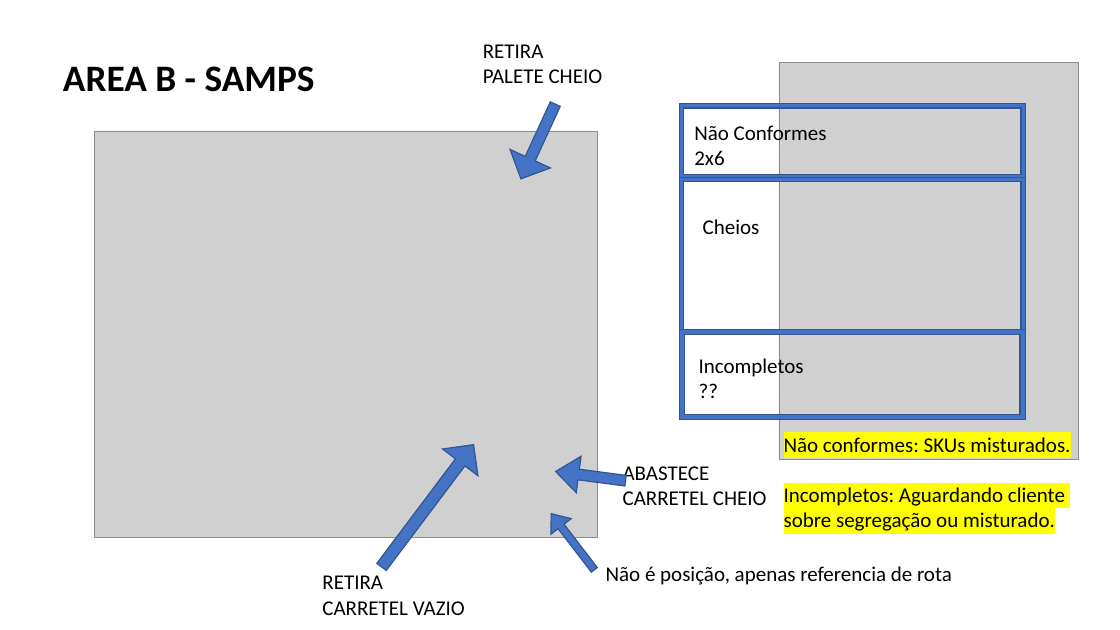
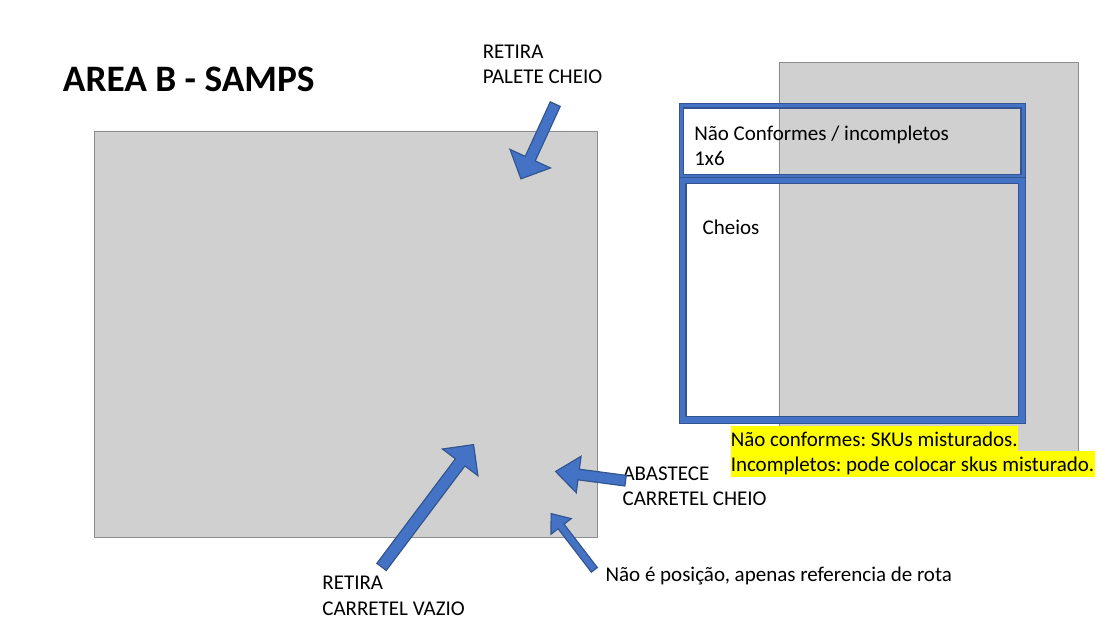
Before and after one commit to fdmartins/tunkers-warehouse-manager, a slide deck: slide 3 of docs/PROCESSO DETALHADO FABIO.pptx. Drawn at 1120x630 pixels with LibreOffice and Linux fonts; fonts in the diff are those of the drawing; grey boxes stand for pictures. Boxes give left, top, right and bottom in pixels: in the first picture for what was removed or moved away, otherwise in the second. Text is boxed around its words. In the diff, an @@ line names an element or a change of style, - is before the commit and + after.

Commit message:
implementado processo de incompleto e não conformes em SAMPS

```diff
--- a/docs/PROCESSO DETALHADO FABIO.pptx
+++ b/docs/PROCESSO DETALHADO FABIO.pptx
@@ text at <box>694,122,949,165</box>: text changed @@
-Não Conformes
-2x6
+Não Conformes / incompletos
+1x6
@@ frame: place and size @@
-frame at <box>680,177,1026,334</box>
+frame at <box>680,177,1026,423</box>
@@ frame removed at <box>680,329,1026,420</box> @@
@@ text removed at <box>699,356,804,380</box> @@
-Incompletos??
@@ text "Não conformes: SKUs misturados.": place and size @@
-text "Não conformes: SKUs misturados." at <box>784,437,1070,531</box>
+text "Não conformes: SKUs misturados." at <box>731,431,1094,475</box>
@@ text at <box>731,456,1094,475</box>: text changed @@
-Incompletos: Aguardando cliente
-sobre segregação ou misturado.
+Incompletos: pode colocar skus misturado.
```
Also in this commit, not shown: 1 other slide changed, 5 other files.
